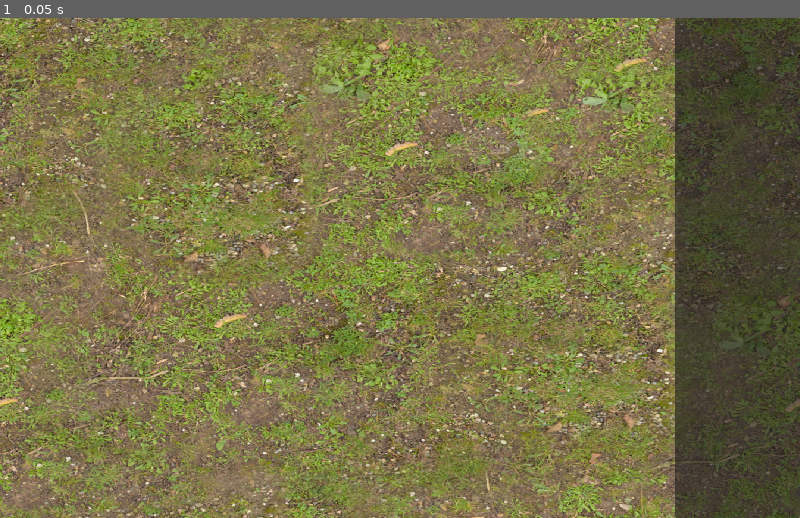
Above: before the commit, frame 1.
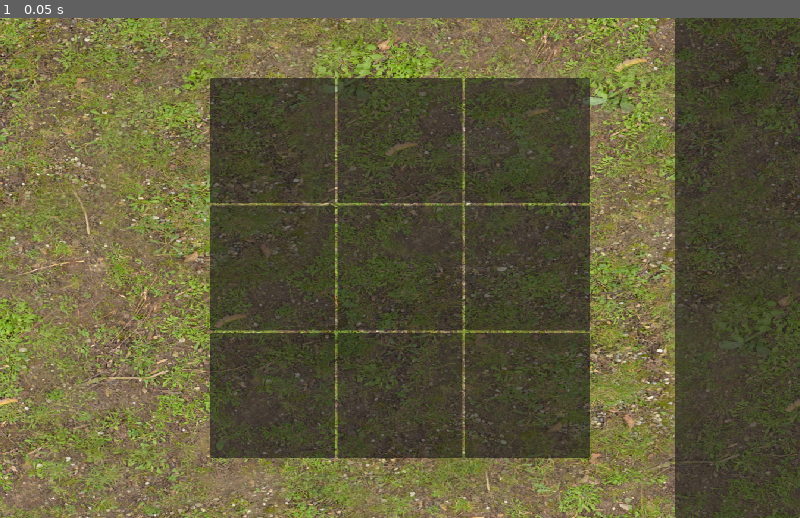
Above: after the commit, the same moment.

Repository: jintachi/GWJ85
Game: Godot game, scene res://scenes/main.tscn
Two runs of this game, one before a commit and one after it. Both use one fixed random seed, a clock stepped at 60 frames per second and the inputs below.
Inputs:
- Up to frame 1 (0.05 s): no input

The runs differ from the first frame. In frame 1, 35% of the frame differs, in the area x 26-74%, y 12-88%.

Commit message:
Update main.tscn

Diff:
--- a/scenes/main.tscn
+++ b/scenes/main.tscn
@@ -28,3 +28,56 @@
 [node name="Panel" type="Panel" parent="UI/CenterContainer"]
 custom_minimum_size = Vector2(200, 800)
 layout_mode = 2
+
+[node name="CenterContainer2" type="CenterContainer" parent="UI"]
+anchors_preset = 8
+anchor_left = 0.5
+anchor_top = 0.5
+anchor_right = 0.5
+anchor_bottom = 0.5
+offset_left = -50.0
+offset_top = -50.0
+offset_right = 50.0
+offset_bottom = 50.0
+grow_horizontal = 2
+grow_vertical = 2
+
+[node name="GridContainer" type="GridContainer" parent="UI/CenterContainer2"]
+layout_mode = 2
+columns = 3
+
+[node name="Panel" type="Panel" parent="UI/CenterContainer2/GridContainer"]
+custom_minimum_size = Vector2(200, 200)
+layout_mode = 2
+
+[node name="Panel2" type="Panel" parent="UI/CenterContainer2/GridContainer"]
+custom_minimum_size = Vector2(200, 200)
+layout_mode = 2
+
+[node name="Panel3" type="Panel" parent="UI/CenterContainer2/GridContainer"]
+custom_minimum_size = Vector2(200, 200)
+layout_mode = 2
+
+[node name="Panel4" type="Panel" parent="UI/CenterContainer2/GridContainer"]
+custom_minimum_size = Vector2(200, 200)
+layout_mode = 2
+
+[node name="Panel5" type="Panel" parent="UI/CenterContainer2/GridContainer"]
+custom_minimum_size = Vector2(200, 200)
+layout_mode = 2
+
+[node name="Panel6" type="Panel" parent="UI/CenterContainer2/GridContainer"]
+custom_minimum_size = Vector2(200, 200)
+layout_mode = 2
+
+[node name="Panel7" type="Panel" parent="UI/CenterContainer2/GridContainer"]
+custom_minimum_size = Vector2(200, 200)
+layout_mode = 2
+
+[node name="Panel8" type="Panel" parent="UI/CenterContainer2/GridContainer"]
+custom_minimum_size = Vector2(200, 200)
+layout_mode = 2
+
+[node name="Panel9" type="Panel" parent="UI/CenterContainer2/GridContainer"]
+custom_minimum_size = Vector2(200, 200)
+layout_mode = 2
